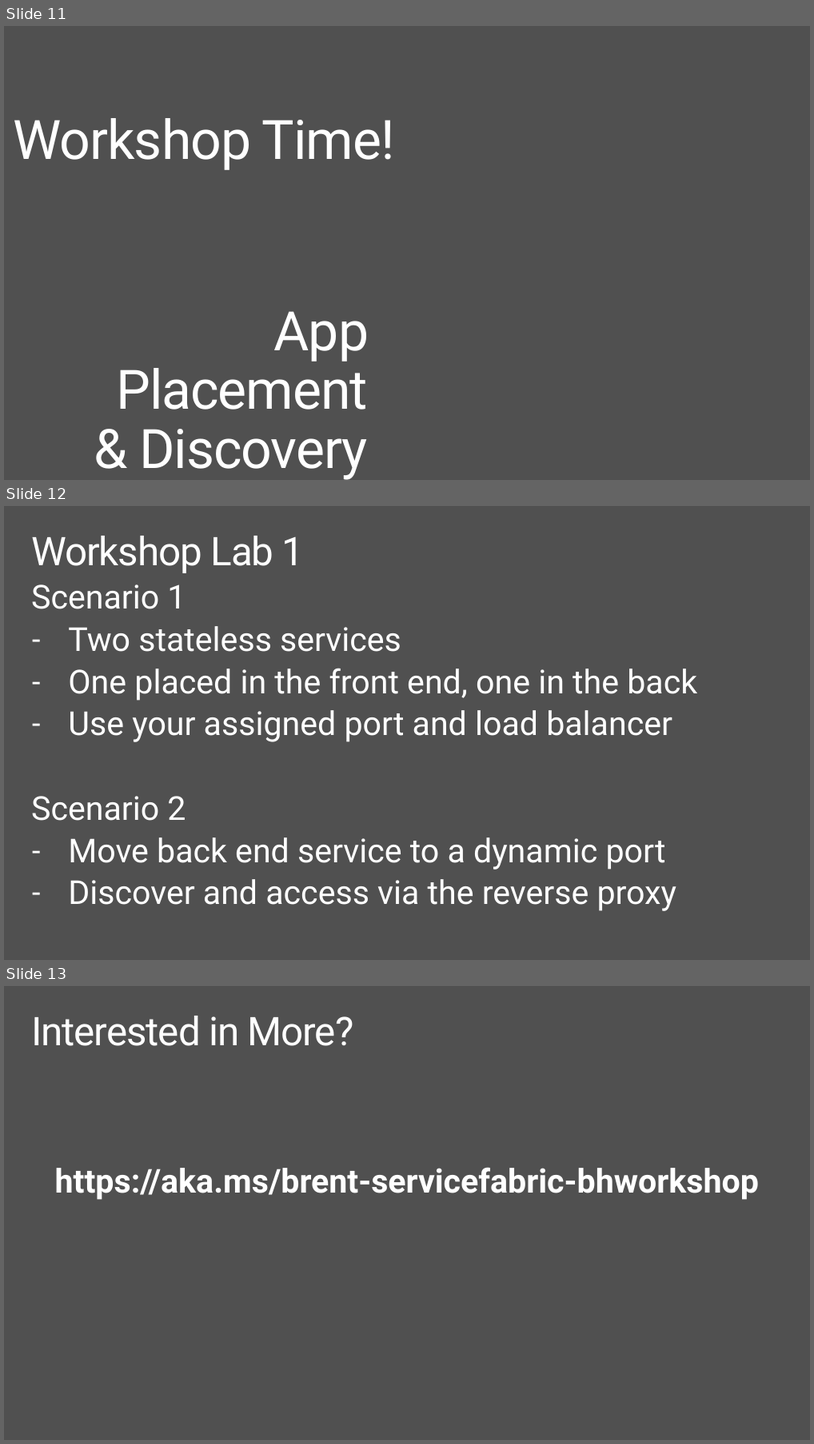
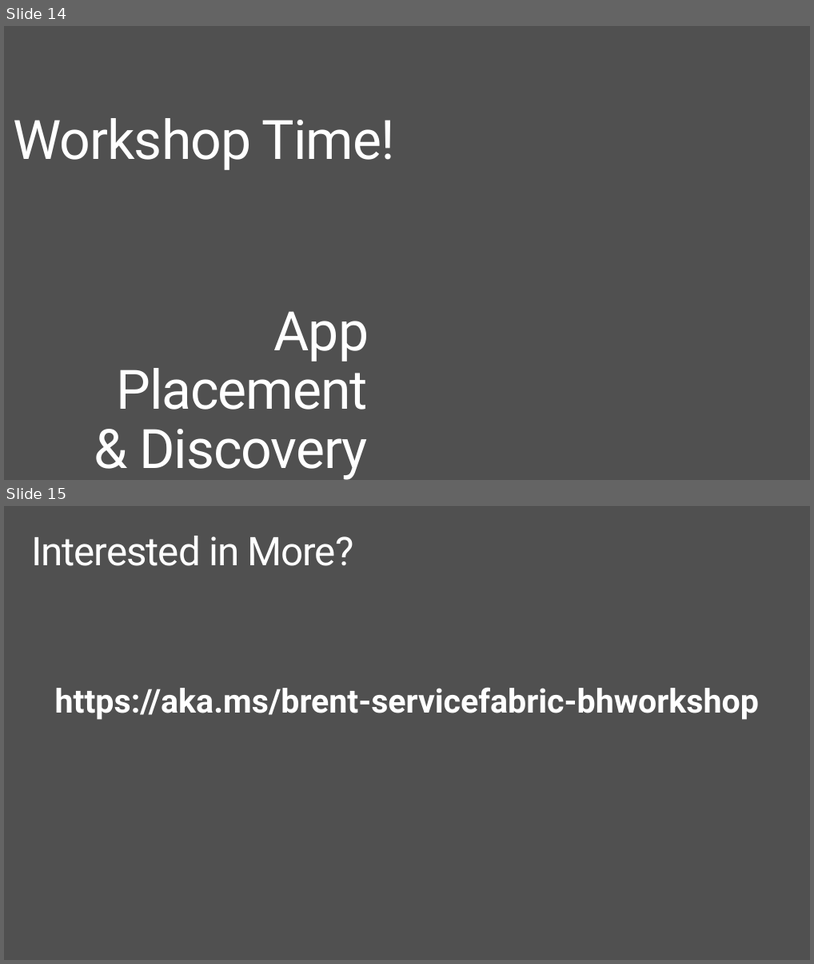
Before and after one commit to brentstineman/PersonalStuff, a slide deck: Presentations/Service Fabric/ServiceFabric Beyond Hello Workshop.pptx. Shown one above the other, each under a label of ours: slides 11, 12 and 13 before the commit, slides 14 and 15 after it. The pictures are 814x1444 and 814x964 pixels, drawn with LibreOffice and Linux fonts; fonts in the diff are those of the drawing; background and template pictures are left out. Boxes give left, top, right and bottom in pixels: in the first picture for what was removed or moved away, otherwise in the second. Text is boxed around its words. In the diff, an @@ line names an element or a change of style, - is before the commit and + after.

```diff
--- a/Presentations/Service Fabric/ServiceFabric Beyond Hello Workshop.pptx
+++ b/Presentations/Service Fabric/ServiceFabric Beyond Hello Workshop.pptx
@@ slide 12 removed at bbox=[4, 506, 810, 960], background #505050 @@
@@ title removed at bbox=[31, 536, 305, 573] @@
-Workshop Lab 1
@@ text removed at bbox=[31, 584, 698, 911] @@
-Scenario 1
-– Two stateless services
-– One placed in the front end, one in the back
-– Use your assigned port and load balancer
-Scenario 2
-– Move back end service to a dynamic port
-– Discover and access via the reverse proxy
@@ what was slide 11 is now slide 14 @@
@@ what was slide 13 is now slide 15 @@
```
Also in this commit, not shown: 3 slides changed, 4 slides added, 1 other slide removed, 3 other files.
